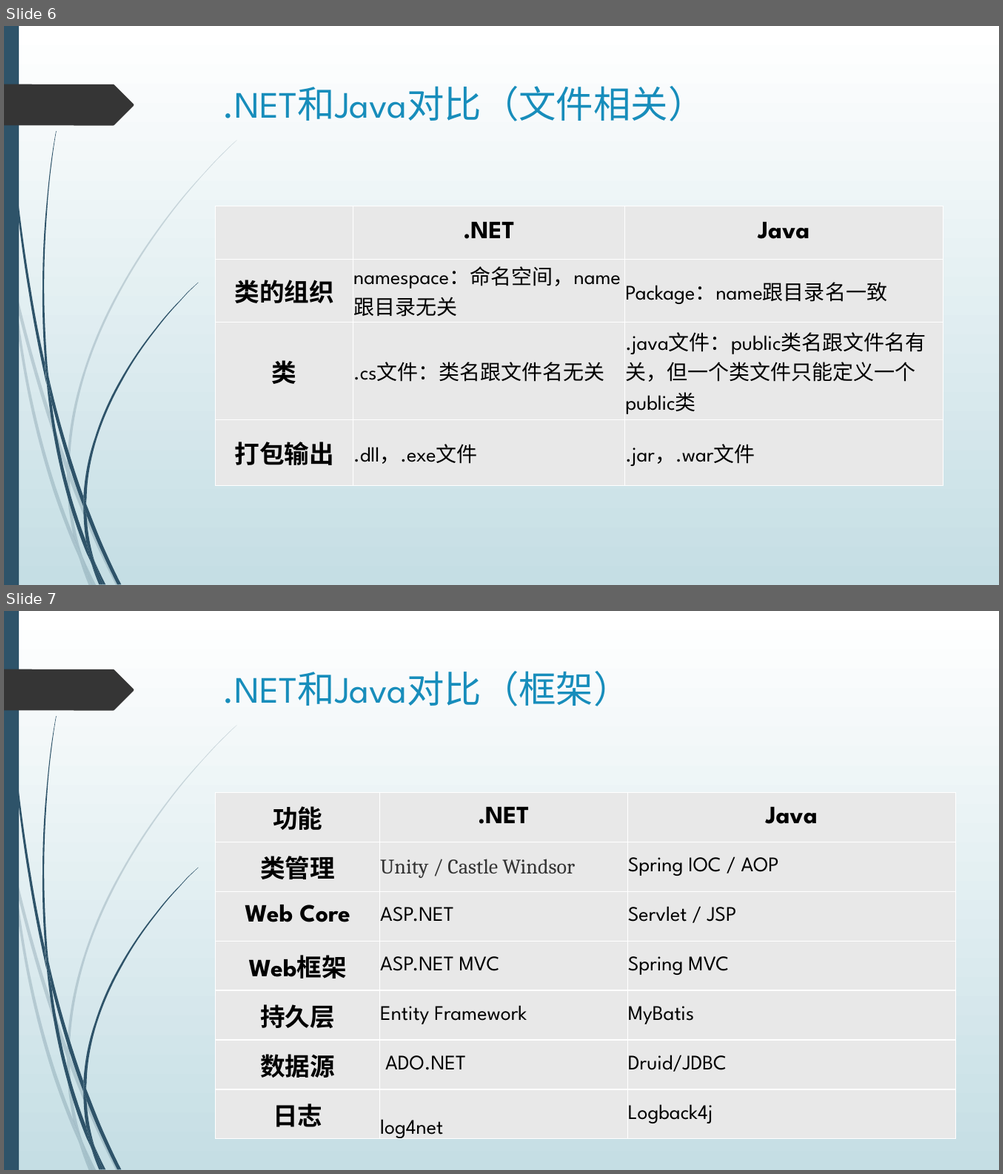
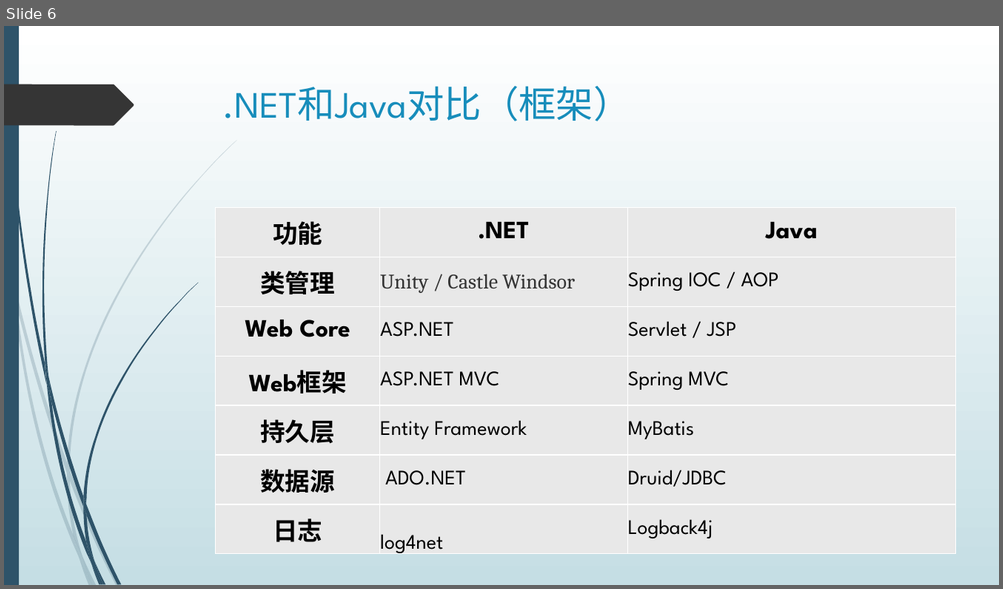
Before and after one commit to dean2015/documents, a slide deck: 201805/JAVA 基础介绍.pptx. Shown one above the other, each under a label of ours: slides 6 and 7 before the commit, slide 6 after it. The pictures are 1003x1174 and 1003x589 pixels, drawn with LibreOffice and Linux fonts; fonts in the diff are those of the drawing. Boxes give left, top, right and bottom in pixels: in the first picture for what was removed or moved away, otherwise in the second. Text is boxed around its words. In the diff, an @@ line names an element or a change of style, - is before the commit and + after.

```diff
--- a/201805/JAVA 基础介绍.pptx
+++ b/201805/JAVA 基础介绍.pptx
@@ slide 6 removed at box(4, 26, 999, 585), background gradient #FFFFFF to #C5DEE5; not listed: 24 template elements that a slide beside it also shows @@
@@ title removed at box(223, 86, 706, 121) @@
-.NET和Java对比（文件相关）
@@ table removed at box(216, 206, 942, 476), 4 rows, 3 columns @@
- | .NET | Java
-类的组织 | namespace：命名空间，name跟目录无关 | Package：name跟目录名一致
-类 | .cs文件：类名跟文件名无关 | .java文件：public类名跟文件名有关，但一个类文件只能定义一个public类
-打包输出 | .dll，.exe文件 | .jar，.war文件
@@ what was slide 7 is now slide 6 @@
```
Also in this commit, not shown: 4 slides changed, 3 slides added, 4 other slides removed, 12 other files.
